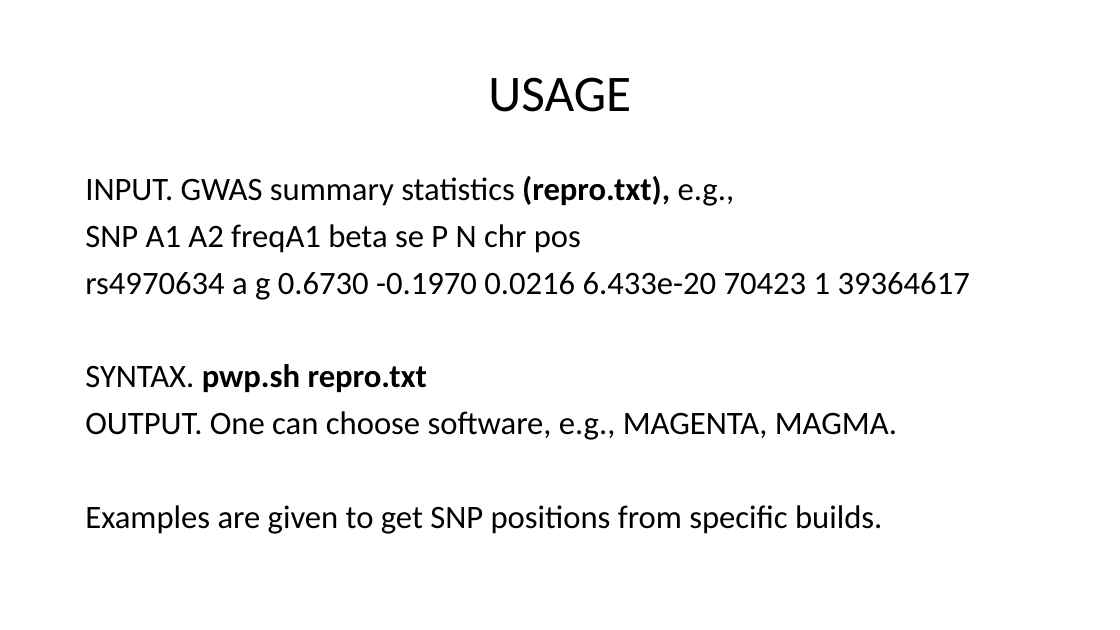
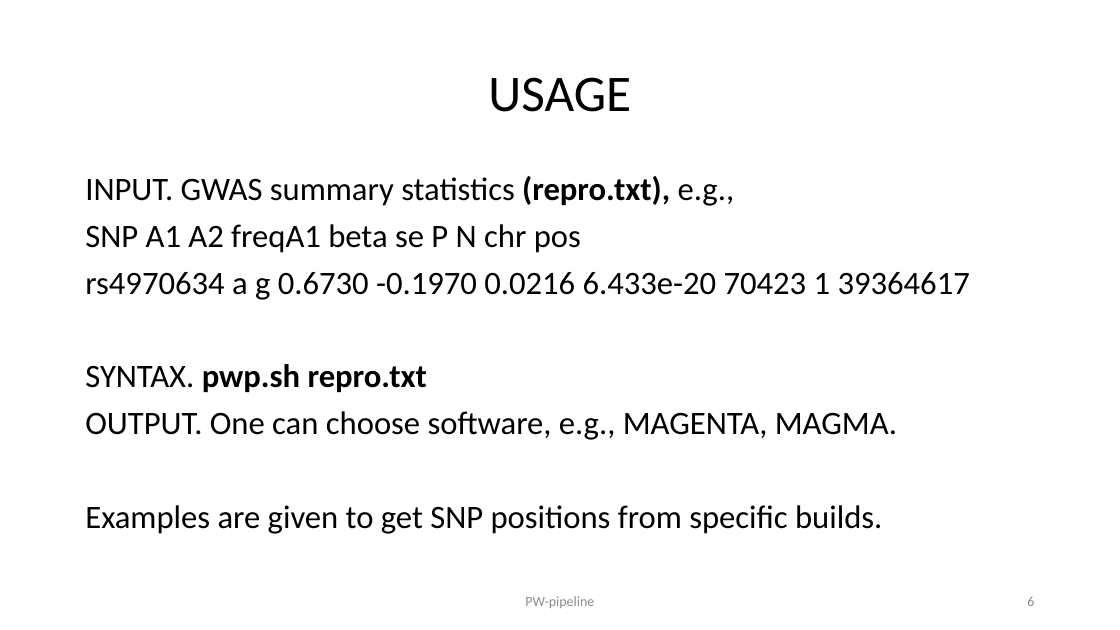
Before and after one commit to jinghuazhao/PW-pipeline, a slide deck: slide 6 of README.pptx (slide 5 before the commit). Drawn at 1120x630 pixels with LibreOffice and Linux fonts; fonts in the diff are those of the drawing. Boxes give left, top, right and bottom in pixels: in the first picture for what was removed or moved away, otherwise in the second. Text is boxed around its words. In the diff, an @@ line names an element or a change of style, - is before the commit and + after.

```diff
--- a/README.pptx
+++ b/README.pptx
@@ text added at [525, 596, 594, 608], 12 pt, text #8C8C8C @@
+PW-pipeline
@@ page number added at [1027, 597, 1034, 606], 12 pt, text #8C8C8C @@
+6
```
Also in this commit, not shown: 5 other slides changed, 4 slides added, 1 slide removed.
